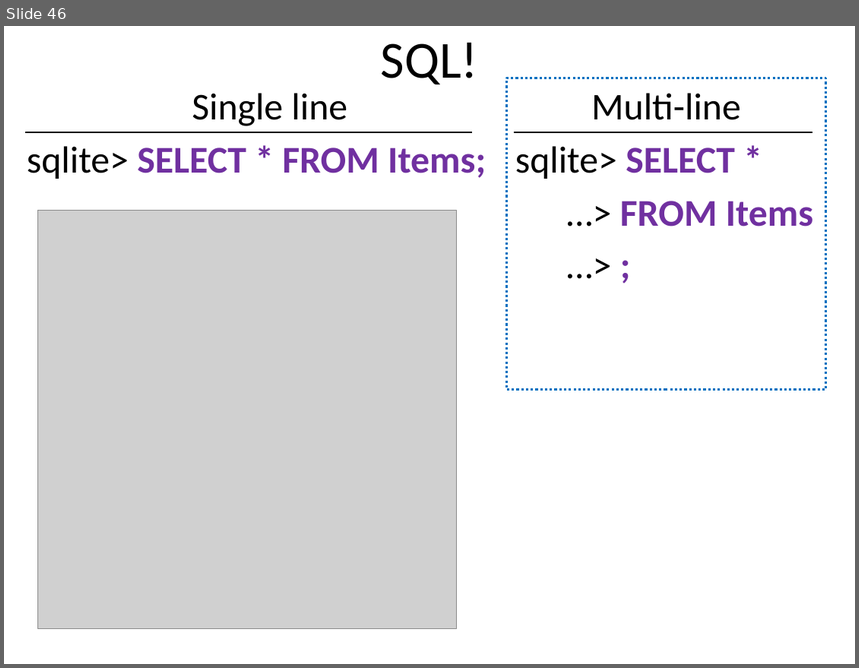
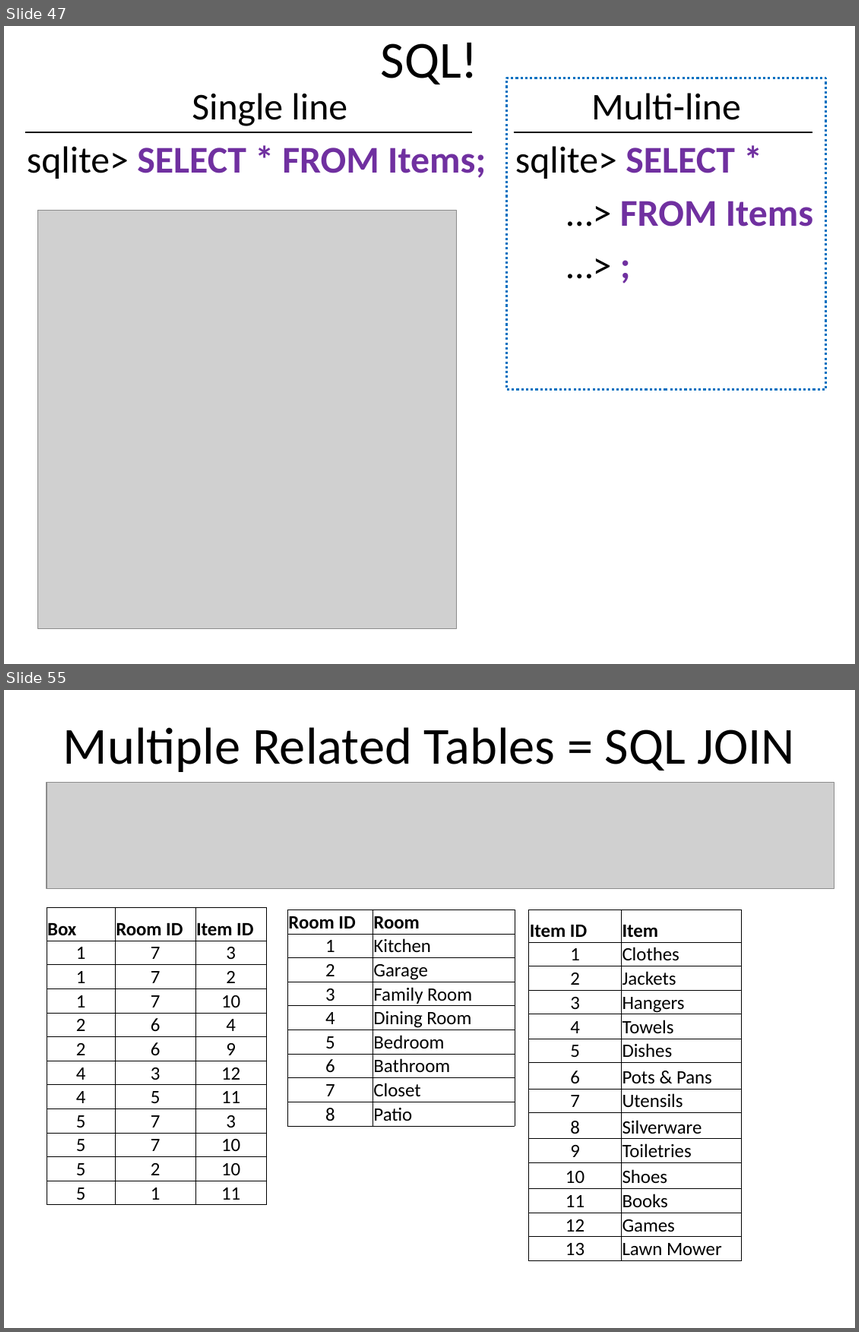
Before and after one commit to dykebert/GDI_Database_Training, a slide deck: Introduction to Databases and SQL.pptx. Shown one above the other, each under a label of ours: slide 46 before the commit, slides 47 and 55 after it; the slides between them are not shown. The pictures are 859x668 and 859x1332 pixels, drawn with LibreOffice and Linux fonts; fonts in the diff are those of the drawing; grey boxes stand for pictures. Boxes give left, top, right and bottom in pixels: in the first picture for what was removed or moved away, otherwise in the second. Text is boxed around its words. In the diff, an @@ line names an element or a change of style, - is before the commit and + after.

```diff
--- a/Introduction to Databases and SQL.pptx
+++ b/Introduction to Databases and SQL.pptx
@@ slide 55 added at (4, 690, 855, 1328), background #FFFFFF @@
@@ title added at (63, 727, 795, 772), 44 pt, text #000000 @@
+Multiple Related Tables = SQL JOIN
@@ picture added at (47, 782, 834, 888) @@
@@ table added at (47, 908, 266, 1203), 12 rows, 3 columns @@
+Box | Room ID | Item ID
+1 | 7 | 3
+1 | 7 | 2
+1 | 7 | 10
+2 | 6 | 4
+2 | 6 | 9
+4 | 3 | 12
+4 | 5 | 11
+5 | 7 | 3
+5 | 7 | 10
+5 | 2 | 10
+5 | 1 | 11
@@ table added at (287, 910, 515, 1125), 9 rows, 2 columns @@
+Room ID | Room
+1 | Kitchen
+2 | Garage
+3 | Family Room
+4 | Dining Room
+5 | Bedroom
+6 | Bathroom
+7 | Closet
+8 | Patio
@@ table added at (529, 910, 742, 1258), 14 rows, 2 columns @@
+Item ID | Item
+1 | Clothes
+2 | Jackets
+3 | Hangers
+4 | Towels
+5 | Dishes
+6 | Pots & Pans
+7 | Utensils
+8 | Silverware
+9 | Toiletries
+10 | Shoes
+11 | Books
+12 | Games
+13 | Lawn Mower
@@ what was slide 46 is now slide 47 @@
```
Also in this commit, not shown: 6 slides changed, 13 other slides added, 2 other files.
